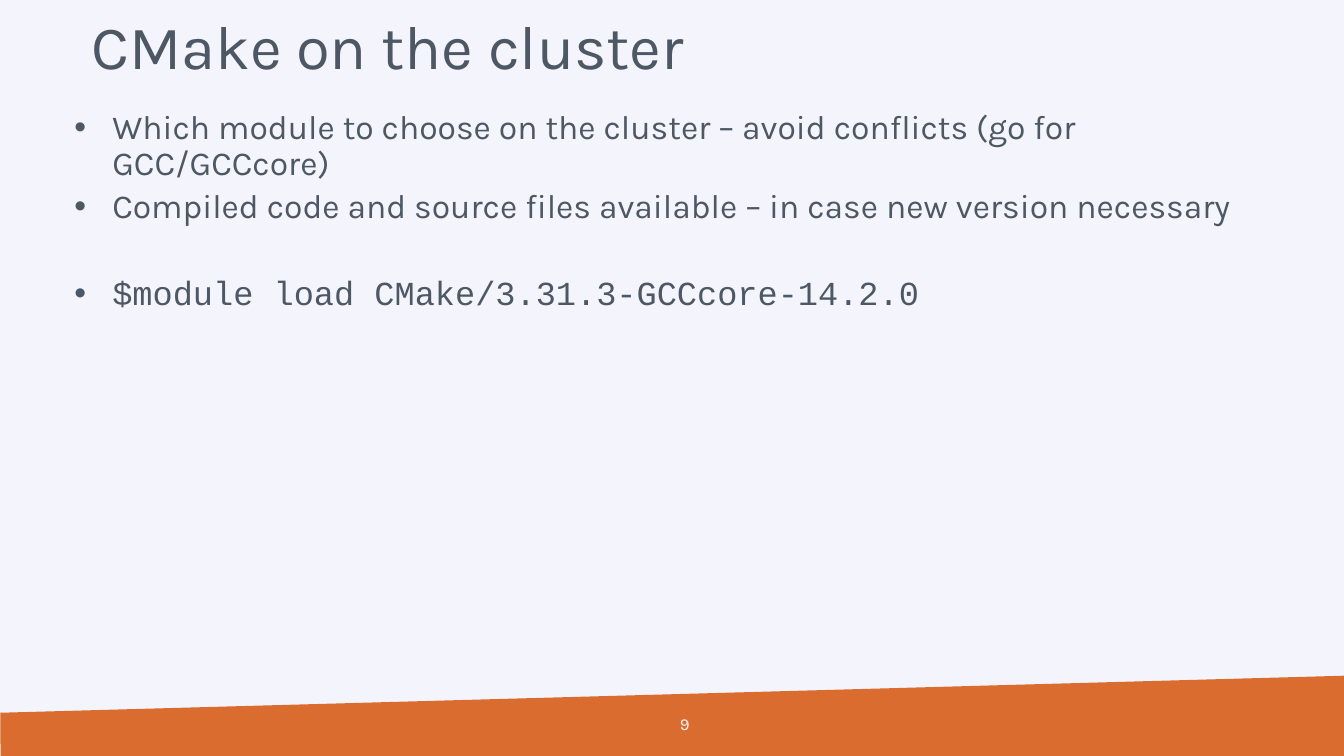
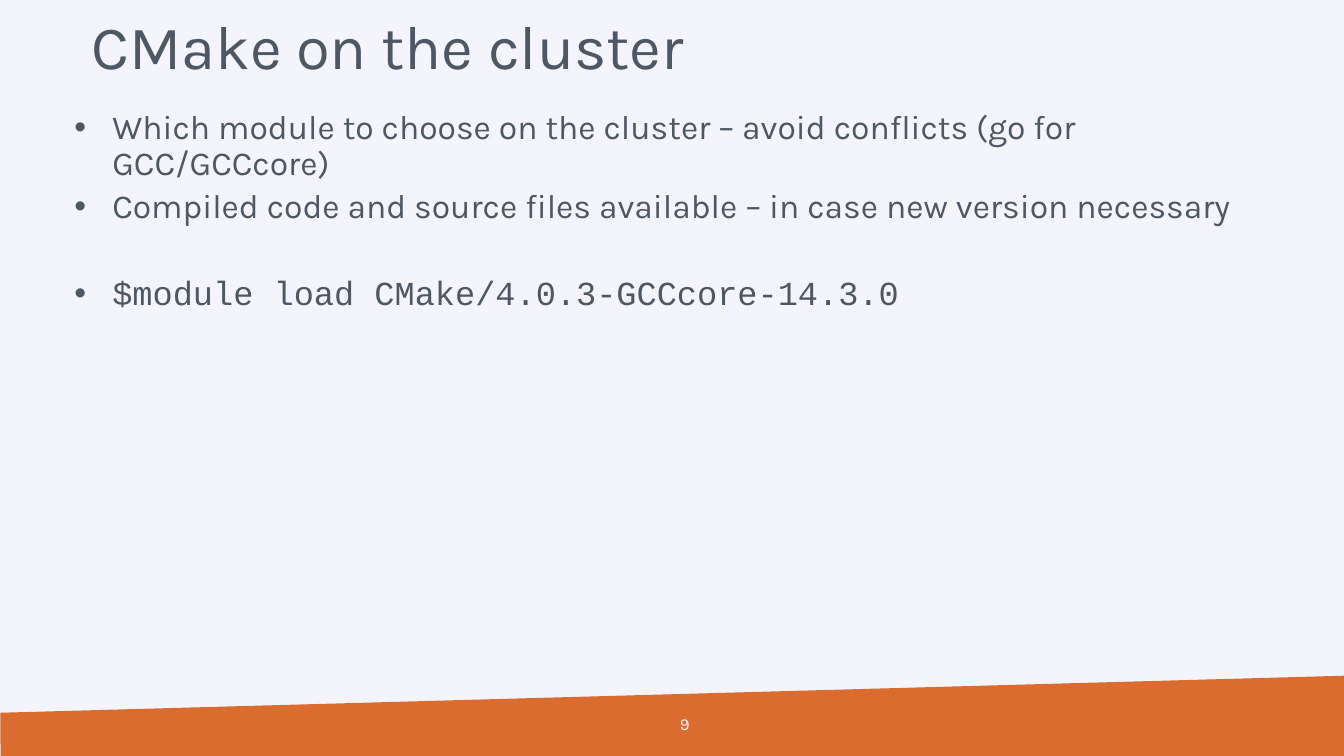
Before and after one commit to hpcleuven/CMake-intro, a slide deck: slide 9 of CMake-introduction.pptx. Drawn at 1344x756 pixels with LibreOffice and Linux fonts; fonts in the diff are those of the drawing; background and template pictures are left out. Boxes give left, top, right and bottom in pixels: in the first picture for what was removed or moved away, otherwise in the second. Text is boxed around its words. In the diff, an @@ line names an element or a change of style, - is before the commit and + after.

```diff
--- a/CMake-introduction.pptx
+++ b/CMake-introduction.pptx
@@ text at (112,280,898,308): text changed @@
-  • $module load CMake/3.31.3-GCCcore-14.2.0
+  • $module load CMake/4.0.3-GCCcore-14.3.0
```
Also in this commit, not shown: 5 other slides changed, 2 other files.
